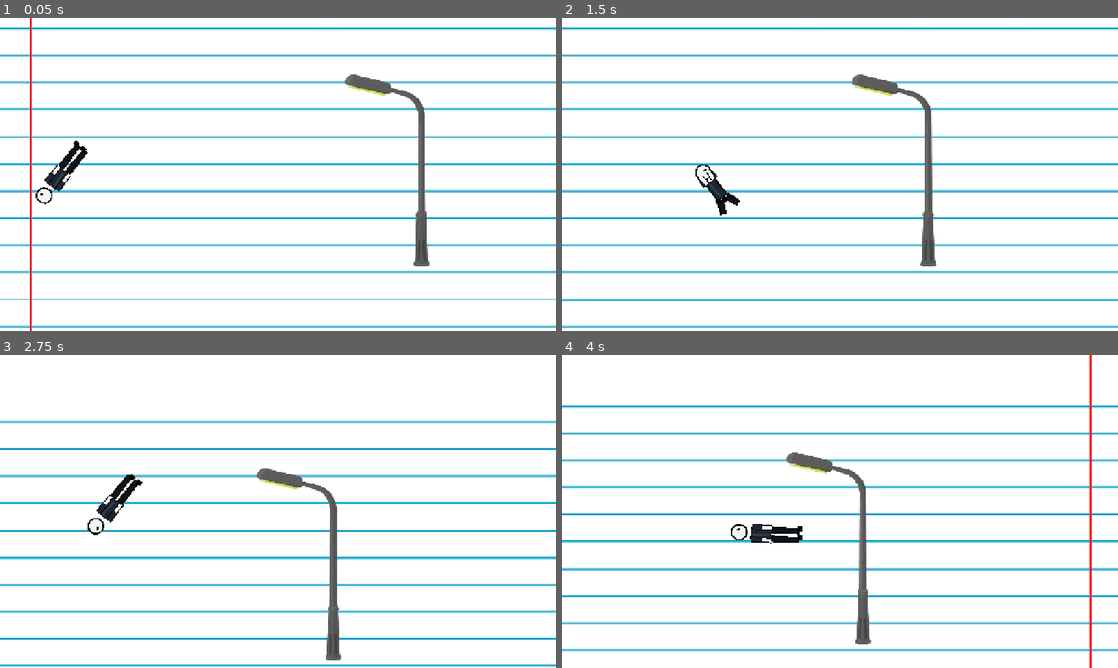
Above: before the commit, frames 1-4 (two rows, left to right).
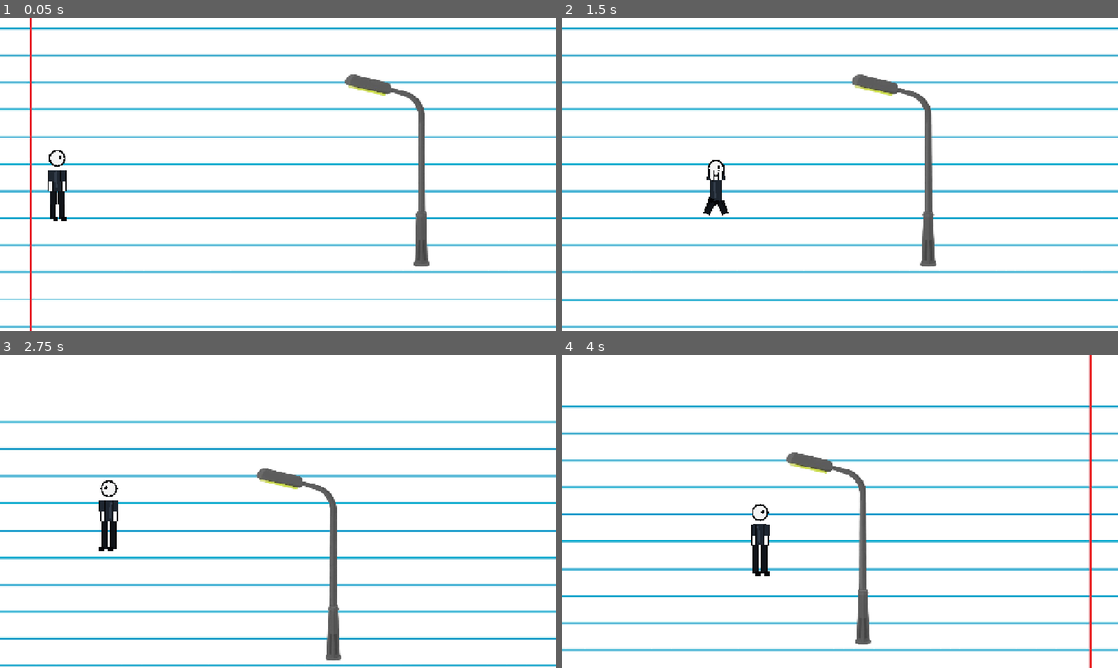
Above: after the commit, the same moments.

Repository: zamuuk13-sketch/TRY-HACKING-ME-NEW-
Game: Godot game, scene res://scenes/main.tscn
The game is run twice, just before and just after one commit, with the same random seed, the same clock (stepped at 60 frames per second) and the same inputs.
Inputs:
- Up to frame 1 (0.05 s): no input
- Up to frame 2 (1.5 s): hold D (move_right) from 0.53 s (still down); tap Space (jump) at 0.6, 0.77, 1.07 s; tap C (crouch) at 1.35 s
- Up to frame 3 (2.75 s): tap Space (jump) at 1.52, 1.55, 1.82, 2.3 s; release D (move_right) at 2.03 s; hold A (move_left) from 2.03 s (still down); hold Shift from 2.03 s (still down)
- Up to frame 4 (4 s): release A (move_left) at 2.78 s; release Shift at 2.78 s; hold D (move_right) from 2.78 s (still down); tap Space (jump) at 2.85, 3.02, 3.32, 3.77, 3.8 s; hold C (crouch) from 3.53 s (still down)

The runs differ from the first frame. In frame 1, 0.7% of the frame differs, in the area x 6-16%, y 39-65%; in frame 2, 0.4%; in frame 3, 0.7%; in frame 4, 0.7%, in the area x 30-44%, y 47-71%.

Commit message:
Fix player spinning and acrobatic rotation

Diff:
--- a/scripts/player_controller.gd
+++ b/scripts/player_controller.gd
@@ -25,6 +25,7 @@
 	modulate = Color.WHITE
 	self_modulate = Color.WHITE
 	z_index = 100
+	_sanitize_rotation_tracks()
 	_reset_pose()
 	_play_state("idle")
 
@@ -70,7 +71,22 @@
 func _update_facing() -> void:
 	if visual_root == null:
 		return
+	# The character must never rotate as a whole. Facing is handled only by X scale.
+	visual_root.rotation = 0.0
 	visual_root.scale.x = abs(visual_root.scale.x) * facing_direction
+
+func _sanitize_rotation_tracks() -> void:
+	# Remove whole-body rotation tracks from the authored animations.
+	# Those tracks were making the character spin/tumble when AnimationPlayer
+	# looped or blended between states. Limbs keep their own rotation tracks.
+	for animation_name in [&"walk", &"jump", &"fall"]:
+		if not animation_player.has_animation(animation_name):
+			continue
+		var animation := animation_player.get_animation(animation_name)
+		for track_index in range(animation.get_track_count() - 1, -1, -1):
+			var path := animation.track_get_path(track_index)
+			if path == NodePath("Rig/VisualRoot:rotation"):
+				animation.remove_track(track_index)
 
 func _reset_pose() -> void:
 	visual_root.position = Vector2.ZERO
